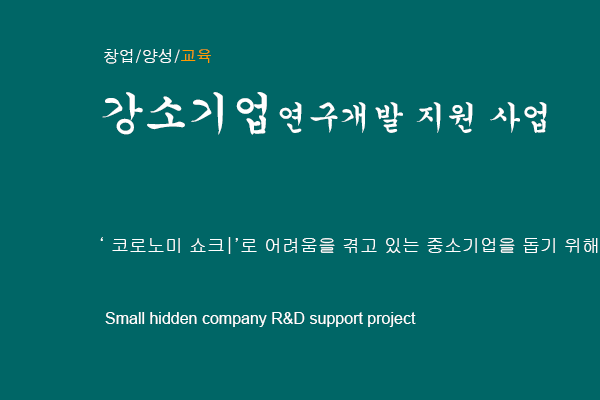
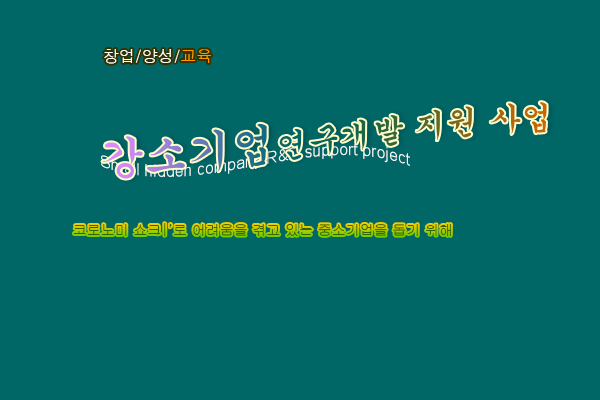
Before/after of a 600 × 400 layered artwork. What changed in the layer stack:
painted on "강소기업연구개발 지원 사업" over <box>102,92,547,179</box>
moved "Small hidden company R&D support project" above "Layer 1", painted on it over <box>101,143,416,327</box>
renamed "‘ 코로노미 쇼크|’로 어려움을 겪고 있는 중소기업을 돕기 위해" to "코로노미 쇼크|’로 어려움을 겪고 있는 중소기업을 돕기 위해", painted on it over <box>74,223,598,254</box>
